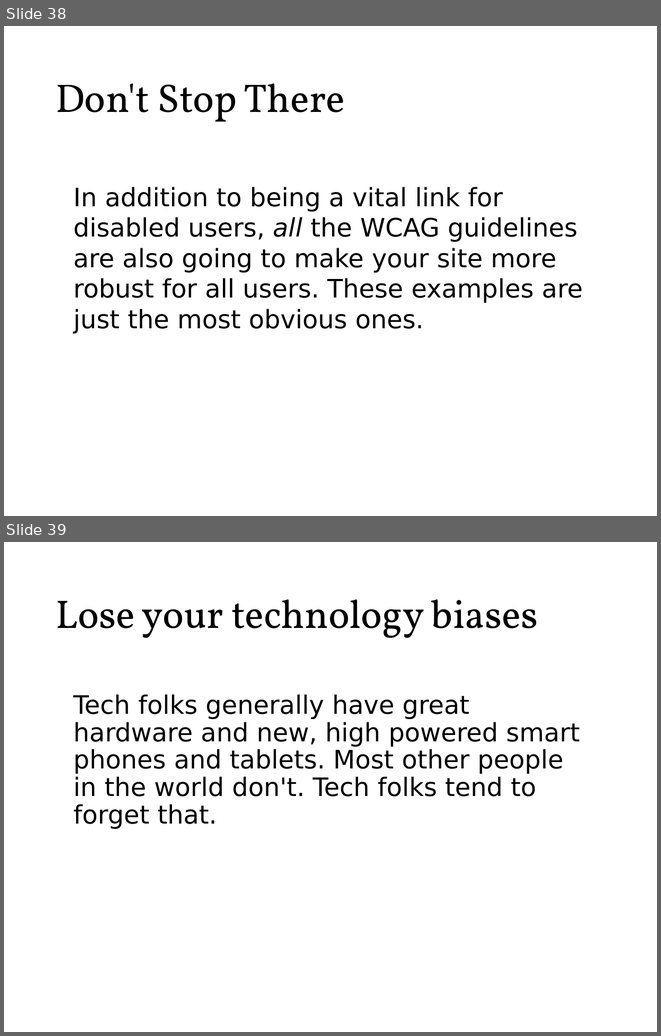
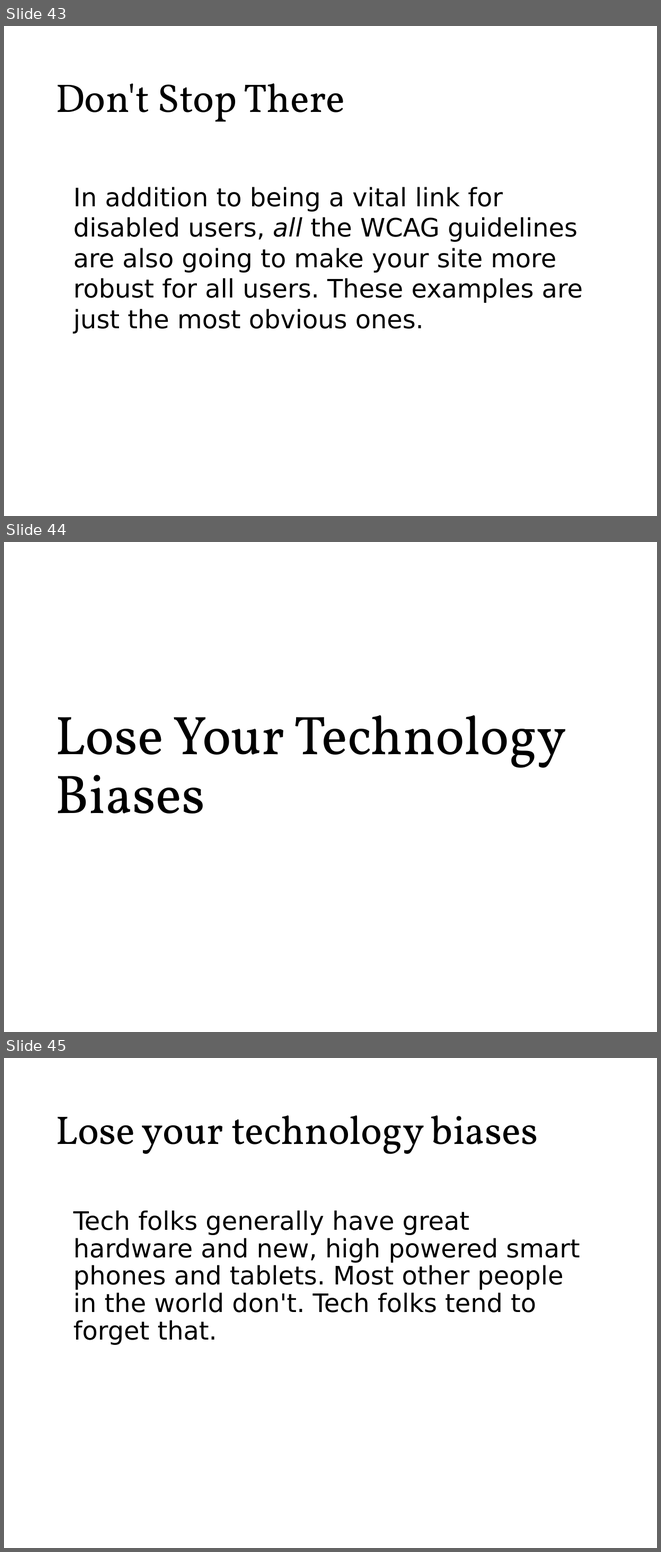
Before and after one commit to roblarsen/rob-larsen-presentations, a slide deck: wild-world-web.pptx. Shown one above the other, each under a label of ours: slides 38 and 39 before the commit, slides 43, 44 and 45 after it. The pictures are 661x1036 and 661x1552 pixels, drawn with LibreOffice and Linux fonts; fonts in the diff are those of the drawing; background and template pictures are left out. Boxes give left, top, right and bottom in pixels: in the first picture for what was removed or moved away, otherwise in the second. Text is boxed around its words. In the diff, an @@ line names an element or a change of style, - is before the commit and + after.

```diff
--- a/wild-world-web.pptx
+++ b/wild-world-web.pptx
@@ slide 44 added at <box>4,542,657,1032</box>, background picture (left out) @@
@@ title added at <box>55,715,566,813</box>, 60 pt, text #000000 @@
+Lose Your Technology Biases
@@ what was slide 38 is now slide 43 @@
@@ what was slide 39 is now slide 45 @@
```
Also in this commit, not shown: 7 other slides added, 1 other file.
